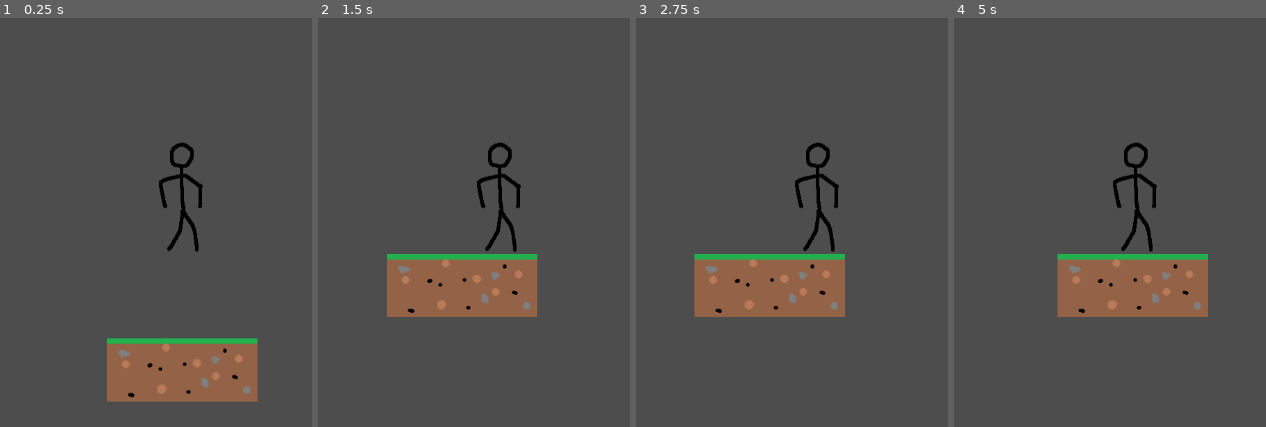
Above: before the commit, frames 1-4 (left to right).
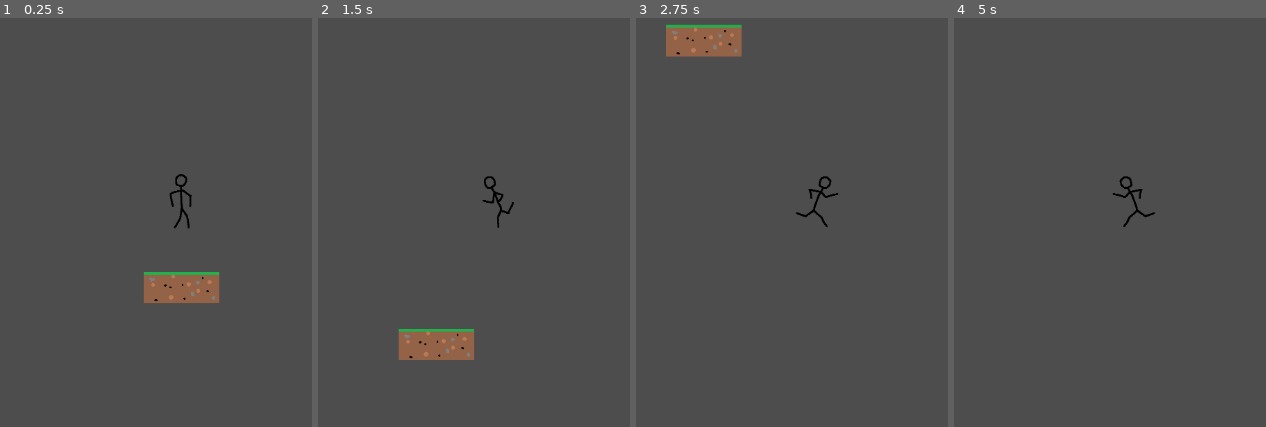
Above: after the commit, the same moments.

Repository: Scott-Jeppson/game-dev-starter-code
Game: Godot game, scene res://scenes/main scene/main.tscn
The game is run twice, just before and just after one commit, with the same random seed, the same clock (stepped at 60 frames per second) and the same inputs.
Inputs:
- Up to frame 1 (0.25 s): no input
- Up to frame 2 (1.5 s): hold Right (move_right) 0.53-1.28 s; hold Space (jump) 0.53-1.28 s; hold Left (move_left) from 1.28 s (still down); tap Space (jump) at 1.35 s
- Up to frame 3 (2.75 s): tap Space (jump) at 1.52, 1.82 s; release Left (move_left) at 2.03 s; hold Right (move_right) from 2.03 s (still down); hold Space (jump) from 2.03 s (still down)
- Up to frame 4 (5 s): release Space (jump) at 2.78 s; tap Space (jump) at 2.85, 3.02, 3.32, 4.35, 4.52, 4.82 s; release Right (move_right) at 3.53 s; hold Space (jump) 3.53-4.28 s; hold Left (move_left) from 3.53 s (still down)

The runs differ from the first frame. In frame 1, 10% of the frame differs, in the area x 34-83%, y 30-94%; in frame 2, 10%; in frame 3, 10%, in the area x 9-67%, y 1-74%; in frame 4, 8.5%.

Commit message:
Finished player physics and animation

Diff:
--- a/scenes/main scene/main.tscn
+++ b/scenes/main scene/main.tscn
@@ -11,6 +11,7 @@
 
 [node name="Camera2D" type="Camera2D" parent="Player" unique_id=129906885]
 position = Vector2(0, 8)
+zoom = Vector2(0.5, 0.5)
 
 [node name="ground" parent="." unique_id=1908723093 instance=ExtResource("2_7tw3a")]
 z_index = 1
--- a/scenes/player/player.gd
+++ b/scenes/player/player.gd
@@ -1,18 +1,27 @@
 extends RigidBody2D
 
 @onready var groundDetector = $groundDetector
-@export var speed = 100
+@export var speed = 500
 
 # Called when the node enters the scene tree for the first time.
 func _ready() -> void:
-	pass # Replace with function body.
+	$AnimatedSprite2D.play("default")
 
 
 # Called every frame. 'delta' is the elapsed time since the previous frame.
-func _process(delta: float) -> void:
+func _process(_delta: float) -> void:
+	pass
+
+func _physics_process(delta: float) -> void:
 	if Input.is_action_pressed("move_left"):
-		position.x -= speed * delta
+		$AnimatedSprite2D.flip_h = true
+		$AnimatedSprite2D.play("running")
+		linear_velocity.x -= speed * delta
 	if Input.is_action_pressed("move_right"):
-		position.x += speed * delta
+		$AnimatedSprite2D.flip_h = false
+		$AnimatedSprite2D.play("running")
+		linear_velocity.x += speed * delta
 	if groundDetector.is_colliding() and Input.is_action_pressed("jump"):
-		linear_velocity.y -= 200
+		linear_velocity.y -= 400
+	if not Input.is_action_pressed("move_left") and not Input.is_action_pressed("move_right"):
+		$AnimatedSprite2D.play("default")
--- a/scenes/player/player.tscn
+++ b/scenes/player/player.tscn
@@ -1,8 +1,10 @@
 [gd_scene format=3 uid="uid://bctjci1j3q5c3"]
 
 [ext_resource type="Texture2D" uid="uid://xpyu6xdihmeq" path="res://assets/player images/player_idle_1.png" id="1_dovo2"]
-[ext_resource type="Script" path="res://scenes/player/player.gd" id="1_gmlin"]
+[ext_resource type="Script" uid="uid://bca8idpbwi6yu" path="res://scenes/player/player.gd" id="1_gmlin"]
 [ext_resource type="Texture2D" uid="uid://dhmef0710oeku" path="res://assets/player images/player_idle_2.png" id="2_gmlin"]
+[ext_resource type="Texture2D" uid="uid://r0l6mj8fsnlb" path="res://assets/player images/player_running_1.png" id="4_p47bc"]
+[ext_resource type="Texture2D" uid="uid://48hdebdlqoo0" path="res://assets/player images/player_running_2.png" id="5_75vfm"]
 
 [sub_resource type="SpriteFrames" id="SpriteFrames_lvxji"]
 animations = [{
@@ -16,22 +18,35 @@
 "loop": true,
 "name": &"default",
 "speed": 5.0
+}, {
+"frames": [{
+"duration": 0.3,
+"texture": ExtResource("4_p47bc")
+}, {
+"duration": 0.3,
+"texture": ExtResource("5_75vfm")
+}],
+"loop": true,
+"name": &"running",
+"speed": 5.0
 }]
 
 [sub_resource type="RectangleShape2D" id="RectangleShape2D_dovo2"]
 size = Vector2(63, 158)
 
 [node name="Player" type="RigidBody2D" unique_id=617914168]
+lock_rotation = true
 script = ExtResource("1_gmlin")
 metadata/_edit_group_ = true
 
 [node name="AnimatedSprite2D" type="AnimatedSprite2D" parent="." unique_id=388474987]
 sprite_frames = SubResource("SpriteFrames_lvxji")
-frame_progress = 0.44188038
+animation = &"running"
+frame_progress = 0.19146167
 
 [node name="CollisionShape2D" type="CollisionShape2D" parent="." unique_id=1808457587]
 position = Vector2(0.5, -4)
 shape = SubResource("RectangleShape2D_dovo2")
 
 [node name="groundDetector" type="RayCast2D" parent="." unique_id=1830010900]
-target_position = Vector2(0, 80)
+target_position = Vector2(0, 75)
--- a/scenes/terrain/ground.tscn
+++ b/scenes/terrain/ground.tscn
@@ -1,11 +1,15 @@
 [gd_scene format=3 uid="uid://dclg8ifhosed0"]
 
 [ext_resource type="Texture2D" uid="uid://crbww4p0cgx2i" path="res://assets/terrain images/ground.png" id="1_5nsnt"]
+
+[sub_resource type="PhysicsMaterial" id="PhysicsMaterial_5nsnt"]
+friction = 0.3
 
 [sub_resource type="RectangleShape2D" id="RectangleShape2D_l33sm"]
 size = Vector2(218, 91)
 
 [node name="ground" type="StaticBody2D" unique_id=1908723093]
+physics_material_override = SubResource("PhysicsMaterial_5nsnt")
 metadata/_edit_group_ = true
 
 [node name="Sprite2D" type="Sprite2D" parent="." unique_id=817787509]
